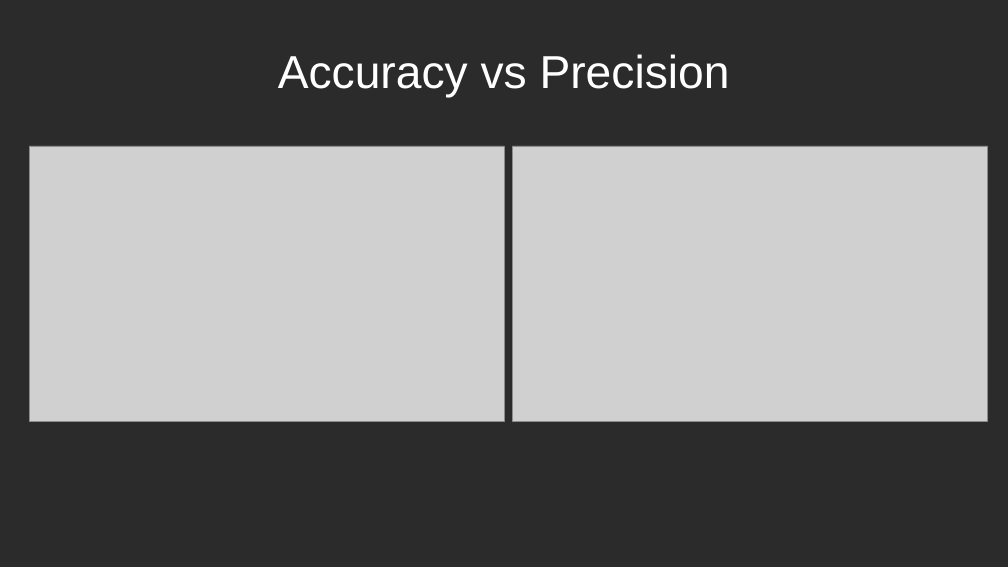
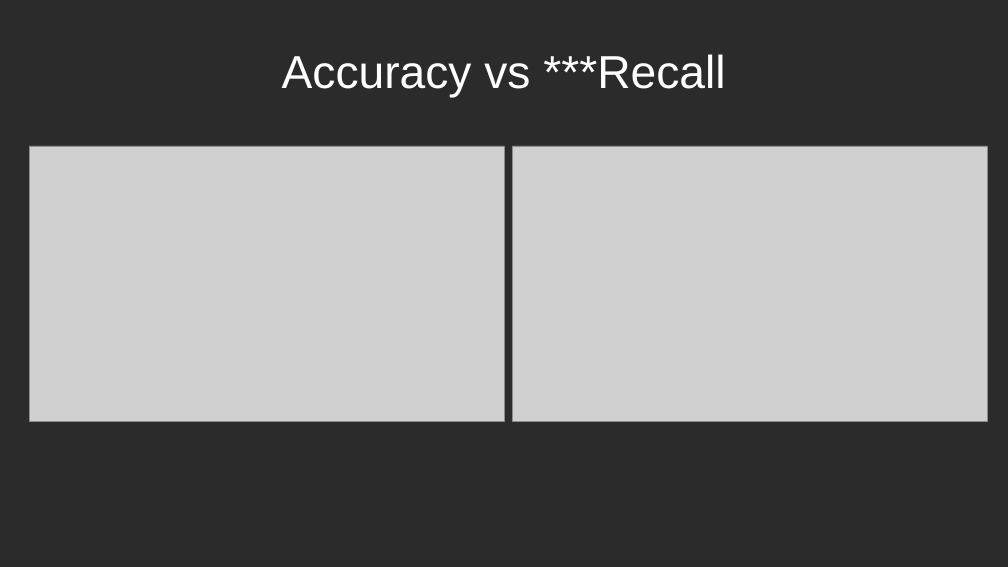
Before and after one commit to awicklund/DiabetesML, a slide deck: slide 5 of Predicting Diabetes.pptx. Drawn at 1008x567 pixels with LibreOffice and Linux fonts; fonts in the diff are those of the drawing; grey boxes stand for pictures; background and template pictures are left out; a plain dark background stands for a picture behind light text. Boxes give left, top, right and bottom in pixels: in the first picture for what was removed or moved away, otherwise in the second. Text is boxed around its words. In the diff, an @@ line names an element or a change of style, - is before the commit and + after.

Commit message:
Recall

```diff
--- a/Predicting Diabetes.pptx
+++ b/Predicting Diabetes.pptx
@@ title at bbox=[282, 54, 725, 98]: text changed @@
-Accuracy vs Precision
+Accuracy vs ***Recall
```
Also in this commit, not shown: 5 other slides changed, 1 slide added.
